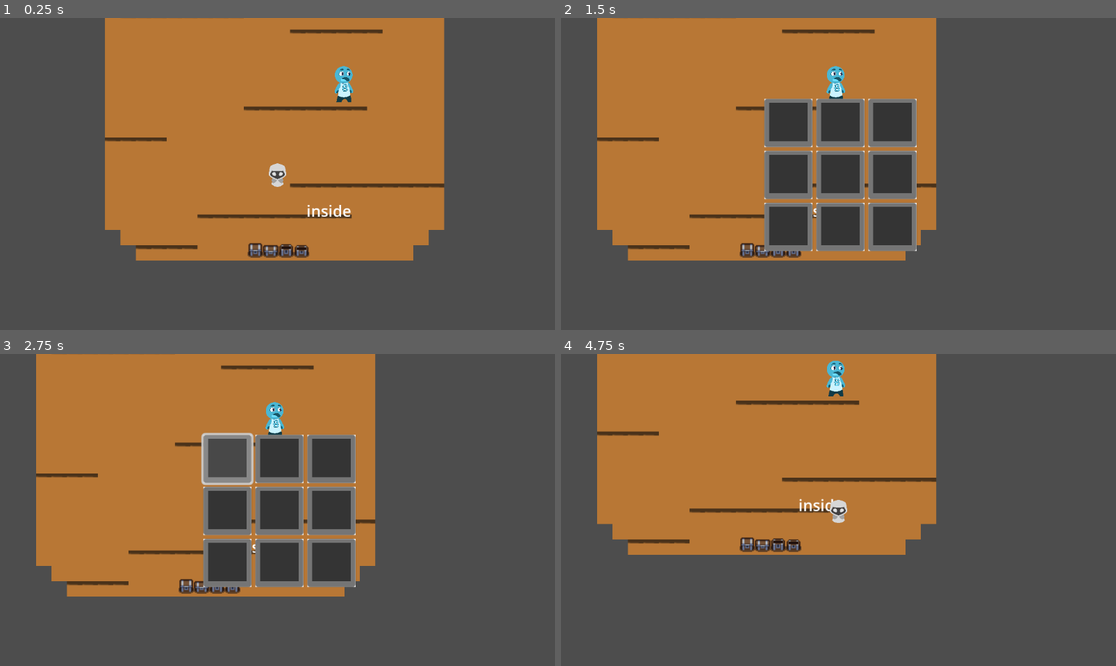
Above: before the commit, frames 1-4 (two rows, left to right).
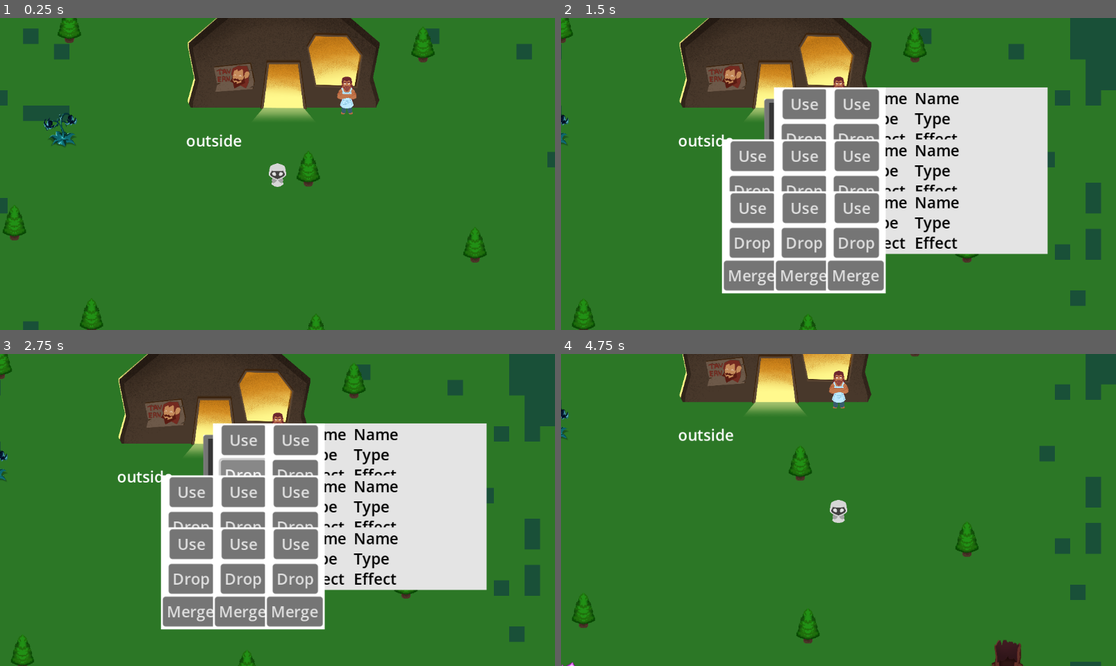
Above: after the commit, the same moments.

Repository: MeiZhen42/LightsEnd
Game: Godot game, scene res://scenes/outside.tscn
The game is run twice, just before and just after one commit, with the same random seed, the same clock (stepped at 60 frames per second) and the same inputs. Before the commit the project starts from res://scenes/inside.tscn.
Inputs (mouse positions are in pixels of both pictures, inside the frame that each line leads up to):
- Up to frame 1 (0.25 s): no input
- Up to frame 2 (1.5 s): tap Enter (ui_accept) at 0.5, 0.77, 0.8, 1.07 s; move the mouse to (960, 158) at 0.52 s; hold Right (ui_right) 0.53-1.25 s; hold Q (q) 0.53-1.25 s; click (749, 105) at 1.25 s, where only the run after the commit has a clickable "Use"
- Up to frame 3 (2.75 s): click (244, 475) at 2 s, where only the run after the commit has a clickable "Drop"
- Up to frame 4 (4.75 s): click (788, 460) at 2.77 s; click (805, 506) at 3.5 s, where only the run after the commit has a clickable "Merge"; tap Enter (ui_accept) at 4.25, 4.35, 4.52 s; move the mouse to (727, 525) at 4.27 s; hold Down (ui_down) from 4.28 s (still down); tap Q (q) at 4.55 s

The runs differ from the first frame. In frame 1, 99% of the frame differs, in the area x 0-100%, y 0-100%; in frame 2, 97%; in frame 3, 97%; in frame 4, 100%.
Error after the commit: Invalid access to property or key 'type' on a base object of type 'Nil'. (res://scripts/inventory_item.gd:57)

Commit message:
Add files via upload

Diff:
--- a/CurrentVersion/project.godot
+++ b/CurrentVersion/project.godot
@@ -11,7 +11,7 @@
 [application]
 
 config/name="TestCopyGameJam2024"
-run/main_scene="res://scenes/inside.tscn"
+run/main_scene="res://scenes/outside.tscn"
 config/features=PackedStringArray("4.2", "GL Compatibility")
 
 [autoload]
@@ -84,6 +84,10 @@
 
 2d_render/layer_1="object"
 2d_render/layer_2="player"
+2d_physics/layer_1="object"
+2d_physics/layer_2="player"
+2d_physics/layer_3="npc"
+2d_physics/layer_4="barkeep"
 
 [rendering]
 
--- a/CurrentVersion/scenes/dark_tree.tscn
+++ b/CurrentVersion/scenes/dark_tree.tscn
@@ -6,12 +6,17 @@
 size = Vector2(180, 110)
 
 [node name="darkTree" type="Sprite2D"]
+z_index = 1
+y_sort_enabled = true
 scale = Vector2(0.1, 0.1)
 texture = ExtResource("1_m5824")
 
 [node name="Area2D" type="Area2D" parent="."]
+collision_mask = 2
 
 [node name="CollisionShape2D" type="CollisionShape2D" parent="Area2D"]
-light_mask = 3
+visibility_layer = 2
+z_index = 1
+y_sort_enabled = true
 position = Vector2(-4.76837e-06, 115)
 shape = SubResource("RectangleShape2D_pgd36")
--- a/CurrentVersion/scenes/empty_inside.tscn
+++ b/CurrentVersion/scenes/empty_inside.tscn
@@ -1,9 +1,8 @@
-[gd_scene load_steps=9 format=3 uid="uid://b6p85m1klq2xt"]
+[gd_scene load_steps=8 format=3 uid="uid://b6p85m1klq2xt"]
 
 [ext_resource type="PackedScene" uid="uid://b5yyaqd5fo0q0" path="res://scenes/player.tscn" id="1_i0wun"]
 [ext_resource type="Texture2D" uid="uid://dcnygp6bhmq7j" path="res://objects/Ground_Tileset.png" id="1_skepn"]
 [ext_resource type="Script" path="res://scripts/insideTavernDoor.gd" id="2_q2rum"]
-[ext_resource type="Texture2D" uid="uid://cghsntvqwxegp" path="res://objects/chest_01.png" id="3_4owjk"]
 [ext_resource type="PackedScene" uid="uid://c0mexgvswyv5p" path="res://scenes/fixed_npc_text.tscn" id="7_2y7hm"]
 
 [sub_resource type="TileSetAtlasSource" id="TileSetAtlasSource_n6ue3"]
@@ -15,19 +14,12 @@
 sources/0 = SubResource("TileSetAtlasSource_n6ue3")
 
 [sub_resource type="RectangleShape2D" id="RectangleShape2D_54mtf"]
-size = Vector2(53, 9)
+size = Vector2(80, 20)
 
 [node name="empty_inside" type="TileMap"]
 tile_set = SubResource("TileSet_ervwm")
 format = 2
 layer_0/tile_data = PackedInt32Array(524285, 3670016, 6, 524286, 3670016, 6, 524287, 3670016, 6, 458752, 3670016, 6, 32 …(11394 unchanged characters)…
-
-[node name="inside" type="Label" parent="."]
-offset_left = 129.0
-offset_top = 65.0
-offset_right = 176.0
-offset_bottom = 88.0
-text = "empty tavern"
 
 [node name="player" parent="." instance=ExtResource("1_i0wun")]
 position = Vector2(99, 38)
@@ -35,16 +27,31 @@
 [node name="Area2D" type="Area2D" parent="."]
 script = ExtResource("2_q2rum")
 
-[node name="Chest01" type="Sprite2D" parent="Area2D"]
-position = Vector2(100, 117)
-texture = ExtResource("3_4owjk")
-
 [node name="CollisionShape2D" type="CollisionShape2D" parent="Area2D"]
-position = Vector2(98.5, 118.5)
+position = Vector2(104, 118)
 shape = SubResource("RectangleShape2D_54mtf")
 
-[node name="CharacterBody2D" parent="." instance=ExtResource("7_2y7hm")]
-position = Vector2(170, -199)
+[node name="fixedNpc" parent="." instance=ExtResource("7_2y7hm")]
+position = Vector2(163, 40)
+
+[node name="frontDoor" type="ColorRect" parent="."]
+z_index = 1
+y_sort_enabled = true
+custom_minimum_size = Vector2(50, 20)
+offset_left = 64.0
+offset_top = 108.0
+offset_right = 144.0
+offset_bottom = 128.0
+color = Color(0.554656, 0.189245, 0, 1)
+
+[node name="background" type="ColorRect" parent="."]
+z_index = -1
+custom_minimum_size = Vector2(1000, 1000)
+offset_left = -635.0
+offset_top = -522.0
+offset_right = 804.0
+offset_bottom = 478.0
+color = Color(0, 0, 0, 1)
 
 [connection signal="body_entered" from="Area2D" to="Area2D" method="_on_body_entered"]
 [connection signal="body_exited" from="Area2D" to="Area2D" method="_on_body_exited"]
--- a/CurrentVersion/scenes/fixed_npc_text.tscn
+++ b/CurrentVersion/scenes/fixed_npc_text.tscn
@@ -4,12 +4,29 @@
 [ext_resource type="Script" path="res://scripts/fixedNpcText.gd" id="3_jbe4k"]
 [ext_resource type="Texture2D" uid="uid://kap3ug6ux0lc" path="res://characters/Bar_Owner_Overworld.png" id="3_lsbev"]
 
-[sub_resource type="CircleShape2D" id="CircleShape2D_c44k2"]
-radius = 21.0238
+[sub_resource type="RectangleShape2D" id="RectangleShape2D_11gqd"]
+size = Vector2(135, 105)
 
 [node name="fixedNpc" type="CharacterBody2D" groups=["barkeep"]]
-collision_layer = 0
+z_index = 1
+y_sort_enabled = true
+collision_layer = 8
+collision_mask = 2
 script = ExtResource("1_n3w67")
+
+[node name="BarOwnerOverworld" type="Sprite2D" parent="."]
+position = Vector2(0, -2)
+scale = Vector2(0.1, 0.1)
+texture = ExtResource("3_lsbev")
+
+[node name="Area2D" type="Area2D" parent="BarOwnerOverworld"]
+position = Vector2(0, 2)
+
+[node name="CollisionShape2D" type="CollisionShape2D" parent="BarOwnerOverworld/Area2D"]
+z_index = 1
+y_sort_enabled = true
+position = Vector2(-4.76837e-07, 148)
+shape = SubResource("RectangleShape2D_11gqd")
 
 [node name="fixedNpcText" type="CanvasLayer" parent="."]
 visible = false
@@ -22,7 +39,6 @@
 offset_bottom = 129.0
 
 [node name="options" type="Control" parent="fixedNpcText"]
-visible = false
 layout_mode = 3
 anchors_preset = 0
 offset_right = 136.0
@@ -44,19 +60,7 @@
 offset_bottom = 104.0
 text = "No"
 
-[node name="BarOwnerOverworld" type="Sprite2D" parent="."]
-position = Vector2(0, -2)
-scale = Vector2(0.1, 0.1)
-texture = ExtResource("3_lsbev")
-
-[node name="Area2D" type="Area2D" parent="BarOwnerOverworld"]
-position = Vector2(0, 2)
-
-[node name="CollisionShape2D" type="CollisionShape2D" parent="BarOwnerOverworld/Area2D"]
-visible = false
-shape = SubResource("CircleShape2D_c44k2")
-
+[connection signal="body_entered" from="BarOwnerOverworld/Area2D" to="." method="_on_area_2d_body_entered"]
+[connection signal="body_exited" from="BarOwnerOverworld/Area2D" to="." method="_on_area_2d_body_exited"]
 [connection signal="pressed" from="fixedNpcText/options/yes" to="fixedNpcText" method="_on_yes_pressed"]
 [connection signal="pressed" from="fixedNpcText/options/no" to="fixedNpcText" method="_on_no_pressed"]
-[connection signal="body_entered" from="BarOwnerOverworld/Area2D" to="." method="_on_area_2d_body_entered"]
-[connection signal="body_exited" from="BarOwnerOverworld/Area2D" to="." method="_on_area_2d_body_exited"]
--- a/CurrentVersion/scenes/inside.tscn
+++ b/CurrentVersion/scenes/inside.tscn
@@ -19,19 +19,18 @@
 sources/0 = SubResource("TileSetAtlasSource_abb11")
 
 [node name="inside" type="TileMap"]
+y_sort_enabled = true
 tile_set = SubResource("TileSet_0vw11")
 format = 2
+layer_0/name = "phsyicsLayer"
+layer_0/y_sort_enabled = true
 layer_0/tile_data = PackedInt32Array(0, 3342336, 1, 1, 3342336, 1, 2, 3342336, 1, 3, 3342336, 1, 4, 3342336, 1, 5, 3342 …(11394 unchanged characters)…
-
-[node name="inside" type="Label" parent="."]
-offset_left = 129.0
-offset_top = 65.0
-offset_right = 176.0
-offset_bottom = 88.0
-text = "inside"
 
 [node name="player" parent="." instance=ExtResource("1_2lfv6")]
 position = Vector2(99, 38)
+
+[node name="fixedNpc" parent="." instance=ExtResource("7_uig8n")]
+position = Vector2(96, -248)
 
 [node name="Area2D" type="Area2D" parent="."]
 script = ExtResource("2_1jndm")
@@ -41,7 +40,7 @@
 texture = ExtResource("2_7dvtj")
 
 [node name="npcItem2" parent="." instance=ExtResource("4_rk6yg")]
-position = Vector2(-28, -57)
+position = Vector2(-24, -54)
 
 [node name="npcItem" parent="." instance=ExtResource("4_rk6yg")]
 position = Vector2(-35, -184)
@@ -49,5 +48,21 @@
 [node name="npcItem3" parent="." instance=ExtResource("4_rk6yg")]
 position = Vector2(167, -56)
 
-[node name="CharacterBody2D" parent="." instance=ExtResource("7_uig8n")]
-position = Vector2(92, -263)
+[node name="frontDoor" type="ColorRect" parent="."]
+z_index = 1
+y_sort_enabled = true
+custom_minimum_size = Vector2(50, 20)
+offset_left = 64.0
+offset_top = 108.0
+offset_right = 144.0
+offset_bottom = 128.0
+color = Color(0.554656, 0.189245, 0, 1)
+
+[node name="background" type="ColorRect" parent="."]
+z_index = -1
+custom_minimum_size = Vector2(1000, 1000)
+offset_left = -635.0
+offset_top = -522.0
+offset_right = 804.0
+offset_bottom = 478.0
+color = Color(0, 0, 0, 1)
--- a/CurrentVersion/scenes/inventory_item.tscn
+++ b/CurrentVersion/scenes/inventory_item.tscn
@@ -2,18 +2,28 @@
 
 [ext_resource type="Script" path="res://scripts/inventory_item.gd" id="1_dvlk5"]
 
-[sub_resource type="CircleShape2D" id="CircleShape2D_fwx5y"]
-radius = 173.968
+[sub_resource type="RectangleShape2D" id="RectangleShape2D_g7fpi"]
+size = Vector2(333, 105.5)
 
 [node name="inventory_item" type="Node2D" groups=["item"]]
+visibility_layer = 2
+z_index = 1
+y_sort_enabled = true
 script = ExtResource("1_dvlk5")
-
-[node name="Area2D" type="Area2D" parent="."]
-
-[node name="CollisionShape2D" type="CollisionShape2D" parent="Area2D"]
-shape = SubResource("CircleShape2D_fwx5y")
 
 [node name="Sprite2D" type="Sprite2D" parent="."]
 
-[connection signal="body_entered" from="Area2D" to="." method="_on_area_2d_body_entered"]
-[connection signal="body_exited" from="Area2D" to="." method="_on_area_2d_body_exited"]
+[node name="Area2D" type="Area2D" parent="Sprite2D"]
+z_index = 1
+y_sort_enabled = true
+collision_mask = 3
+
+[node name="CollisionShape2D" type="CollisionShape2D" parent="Sprite2D/Area2D"]
+visibility_layer = 3
+z_index = 1
+y_sort_enabled = true
+position = Vector2(-2.5, 98.75)
+shape = SubResource("RectangleShape2D_g7fpi")
+
+[connection signal="body_entered" from="Sprite2D/Area2D" to="." method="_on_area_2d_body_entered"]
+[connection signal="body_exited" from="Sprite2D/Area2D" to="." method="_on_area_2d_body_exited"]
--- a/CurrentVersion/scenes/inventory_slot.tscn
+++ b/CurrentVersion/scenes/inventory_slot.tscn
@@ -4,6 +4,8 @@
 [ext_resource type="Script" path="res://scripts/fixedNpcText.gd" id="2_t5cdv"]
 
 [node name="inventory_slot" type="Control"]
+z_index = 1
+y_sort_enabled = true
 custom_minimum_size = Vector2(50, 50)
 layout_mode = 3
 anchors_preset = 15
@@ -51,6 +53,7 @@
 horizontal_alignment = 2
 
 [node name="itemButton" type="Button" parent="."]
+z_index = 1
 custom_minimum_size = Vector2(50, 50)
 layout_mode = 0
 offset_left = 1.0
@@ -59,12 +62,14 @@
 offset_bottom = 51.0
 
 [node name="details_panel" type="ColorRect" parent="."]
-visible = false
+z_index = 2
+y_sort_enabled = true
 layout_mode = 0
 offset_left = 49.0
 offset_top = -11.0
-offset_right = 120.0
+offset_right = 187.0
 offset_bottom = 54.0
+color = Color(0.894922, 0.894922, 0.894922, 1)
 
 [node name="itemName" type="Label" parent="details_panel"]
 layout_mode = 1
@@ -97,7 +102,8 @@
 text = "Effect"
 
 [node name="usage_panel" type="ColorRect" parent="."]
-visible = false
+z_index = 2
+y_sort_enabled = true
 layout_mode = 0
 offset_left = -43.0
 offset_top = -11.0
--- a/CurrentVersion/scenes/outside.tscn
+++ b/CurrentVersion/scenes/outside.tscn
@@ -1,8 +1,8 @@
-[gd_scene load_steps=18 format=3 uid="uid://dd8cmqi714duv"]
+[gd_scene load_steps=23 format=3 uid="uid://dd8cmqi714duv"]
 
 [ext_resource type="PackedScene" uid="uid://b5yyaqd5fo0q0" path="res://scenes/player.tscn" id="1_ckvtk"]
 [ext_resource type="Texture2D" uid="uid://dcnygp6bhmq7j" path="res://objects/Ground_Tileset.png" id="1_tj65x"]
-[ext_resource type="Texture2D" uid="uid://cghsntvqwxegp" path="res://objects/chest_01.png" id="2_w0ck7"]
+[ext_resource type="Texture2D" uid="uid://bys54xyjil068" path="res://objects/Tree.png" id="2_rukh1"]
 [ext_resource type="Texture2D" uid="uid://buwms8ldiq7kh" path="res://objects/DewTree.png" id="3_38nko"]
 [ext_resource type="Script" path="res://scripts/outsideTavernDoor.gd" id="3_sinxf"]
 [ext_resource type="PackedScene" uid="uid://n41rtabx74cu" path="res://scenes/inventory_item.tscn" id="4_0fmy7"]
@@ -13,6 +13,9 @@
 [ext_resource type="Texture2D" uid="uid://hh6xtwo2lqmn" path="res://objects/WeepingDandelion.png" id="7_4jfri"]
 [ext_resource type="Script" path="res://scripts/forest_edge.gd" id="8_4dvod"]
 [ext_resource type="PackedScene" uid="uid://du85h46y6o6e3" path="res://scenes/tree.tscn" id="8_shme5"]
+[ext_resource type="Texture2D" uid="uid://b8ghyh582xwhd" path="res://objects/Gemstones.png" id="10_cjddp"]
+[ext_resource type="Texture2D" uid="uid://dr6fqprm5m7ia" path="res://objects/Tavern2.png" id="10_gtwls"]
+[ext_resource type="Texture2D" uid="uid://gw88ixbun1xd" path="res://objects/DarkTree.png" id="15_eouhm"]
 
 [sub_resource type="TileSetAtlasSource" id="TileSetAtlasSource_cggdc"]
 texture = ExtResource("1_tj65x")
@@ -64,6 +67,30 @@
 26:2/0/physics_layer_0/linear_velocity = Vector2(0, 0)
 26:2/0/physics_layer_0/angular_velocity = 0.0
 
+[sub_resource type="TileSetAtlasSource" id="TileSetAtlasSource_iuktb"]
+texture = ExtResource("2_rukh1")
+4:0/size_in_atlas = Vector2i(17, 22)
+4:0/0 = 0
+4:0/0/physics_layer_0/linear_velocity = Vector2(0, 0)
+4:0/0/physics_layer_0/angular_velocity = 0.0
+4:0/0/physics_layer_0/polygon_0/points = PackedVector2Array(-8, -8, 8, -8, 8, 8, -8, 8)
+
+[sub_resource type="TileSetAtlasSource" id="TileSetAtlasSource_o8fto"]
+texture = ExtResource("3_38nko")
+4:0/size_in_atlas = Vector2i(17, 23)
+4:0/0 = 0
+4:0/0/physics_layer_0/linear_velocity = Vector2(0, 0)
+4:0/0/physics_layer_0/angular_velocity = 0.0
+4:0/0/physics_layer_0/polygon_0/points = PackedVector2Array(-79.196, 113.137, 82.0244, 113.137, 62.2254, 181.019, -45.2548, 186.676)
+
+[sub_resource type="TileSetAtlasSource" id="TileSetAtlasSource_k2mif"]
+texture = ExtResource("10_gtwls")
+0:3/size_in_atlas = Vector2i(99, 57)
+0:3/0 = 0
+0:3/0/physics_layer_0/linear_velocity = Vector2(0, 0)
+0:3/0/physics_layer_0/angular_velocity = 0.0
+0:3/0/physics_layer_0/polygon_0/points = PackedVector2Array(-79.196, 113.137, 82.0244, 113.137, 62.2254, 181.019, -45.2548, 186.676)
+
 [sub_resource type="TileSet" id="TileSet_i4h4f"]
 physics_layer_0/collision_layer = 0
 physics_layer_0/collision_mask = 0
@@ -71,13 +98,15 @@
 terrain_set_0/terrain_0/name = "Terrain 00"
 terrain_set_0/terrain_0/color = Color(0.5, 0.34375, 0.25, 1)
 sources/0 = SubResource("TileSetAtlasSource_cggdc")
+sources/2 = SubResource("TileSetAtlasSource_iuktb")
+sources/3 = SubResource("TileSetAtlasSource_o8fto")
+sources/4 = SubResource("TileSetAtlasSource_k2mif")
 
 [sub_resource type="RectangleShape2D" id="RectangleShape2D_td24q"]
-size = Vector2(56, 11.1206)
-
-[sub_resource type="CircleShape2D" id="CircleShape2D_biohd"]
+size = Vector2(41, 13.5603)
 
 [node name="outside" type="TileMap"]
+y_sort_enabled = true
 tile_set = SubResource("TileSet_i4h4f")
 format = 2
 layer_0/tile_data = PackedInt32Array(786439, 0, 1, 786433, 0, 1, 917506, 0, 1, 983043, 0, 1, 1048580, 0, 1, 1114117, 0, …(225229 unchanged characters)…
@@ -86,7 +115,7 @@
 
 [node name="inventory_item" parent="Node2D2" instance=ExtResource("4_0fmy7")]
 position = Vector2(582, 560)
-scale = Vector2(0.1, 0.1)
+scale = Vector2(0.100102, 0.0999034)
 item_type = "Ingredient"
 item_name = "Silent Bog Dew"
 item_texture = ExtResource("3_38nko")
@@ -96,7 +125,7 @@
 position = Vector2(367, 412)
 scale = Vector2(0.1, 0.1)
 item_type = "Resource"
-item_name = "Hollow Tree"
+item_name = "Hollow Tree Resin"
 item_texture = ExtResource("4_wjcso")
 item_effect = "None"
 
@@ -112,7 +141,7 @@
 position = Vector2(-105, 168)
 scale = Vector2(0.1, 0.1)
 item_type = "Ingredient"
-item_name = "Nox Lily"
+item_name = "Nox Lily Thorns"
 item_texture = ExtResource("6_tmrdv")
 item_effect = "None"
 
@@ -120,8 +149,16 @@
 position = Vector2(-213, 738)
 scale = Vector2(0.1, 0.1)
 item_type = "Ingredient"
-item_name = "Weeping Dandelion"
+item_name = "Weeping Dandelion Milk"
 item_texture = ExtResource("7_4jfri")
+item_effect = "None"
+
+[node name="inventory_item6" parent="Node2D2" instance=ExtResource("4_0fmy7")]
+position = Vector2(-92, 433)
+scale = Vector2(0.100102, 0.0999034)
+item_type = "Ingredient"
+item_name = "Gloomstones"
+item_texture = ExtResource("10_cjddp")
 item_effect = "None"
 
 [node name="player" parent="." instance=ExtResource("1_ckvtk")]
@@ -135,53 +172,105 @@
 text = "outside"
 
 [node name="outsideTavernDoor" type="Area2D" parent="."]
+z_index = 1
+y_sort_enabled = true
+collision_mask = 2
 script = ExtResource("3_sinxf")
 
 [node name="Chest01" type="Sprite2D" parent="outsideTavernDoor"]
-position = Vector2(126, 140)
-texture = ExtResource("2_w0ck7")
+position = Vector2(127, 100)
+scale = Vector2(0.13, 0.13)
+texture = ExtResource("10_gtwls")
 
 [node name="CollisionShape2D" type="CollisionShape2D" parent="outsideTavernDoor"]
-position = Vector2(125, 140)
+position = Vector2(126.5, 138.78)
 shape = SubResource("RectangleShape2D_td24q")
 
+[node name="CollisionPolygon2D" type="CollisionPolygon2D" parent="outsideTavernDoor"]
+z_index = 1
+y_sort_enabled = true
+polygon = PackedVector2Array(30, 146, 26, 139, 33, 117, 219, 117, 226, 137, 221, 146)
+
 [node name="CharacterBody2D" parent="." instance=ExtResource("6_464o2")]
-position = Vector2(192, 145)
+position = Vector2(192, 135)
 
 [node name="Node2D" type="Node2D" parent="."]
 script = ExtResource("8_4dvod")
 
-[node name="ShapeCast2D" type="ShapeCast2D" parent="Node2D"]
-visible = false
-position = Vector2(112, 224)
-scale = Vector2(70, 70)
-enabled = false
-shape = SubResource("CircleShape2D_biohd")
-target_position = Vector2(0, 0)
-
-[node name="tree" parent="." instance=ExtResource("8_shme5")]
-position = Vector2(-58, 410)
-
-[node name="tree2" parent="." instance=ExtResource("8_shme5")]
+[node name="tree2" parent="Node2D" instance=ExtResource("8_shme5")]
 position = Vector2(-153, 267)
 
-[node name="tree3" parent="." instance=ExtResource("8_shme5")]
+[node name="tree3" parent="Node2D" instance=ExtResource("8_shme5")]
 position = Vector2(325, 290)
 
-[node name="tree4" parent="." instance=ExtResource("8_shme5")]
+[node name="tree4" parent="Node2D" instance=ExtResource("8_shme5")]
 position = Vector2(264, 495)
 
-[node name="tree5" parent="." instance=ExtResource("8_shme5")]
+[node name="tree5" parent="Node2D" instance=ExtResource("8_shme5")]
 position = Vector2(-224, 503)
 
-[node name="tree6" parent="." instance=ExtResource("8_shme5")]
+[node name="tree6" parent="Node2D" instance=ExtResource("8_shme5")]
 position = Vector2(-96, 62)
 
-[node name="tree7" parent="." instance=ExtResource("8_shme5")]
+[node name="tree7" parent="Node2D" instance=ExtResource("8_shme5")]
 position = Vector2(160, 380)
 
-[node name="tree8" parent="." instance=ExtResource("8_shme5")]
+[node name="tree8" parent="Node2D" instance=ExtResource("8_shme5")]
 position = Vector2(271, 82)
+
+[node name="tree9" parent="Node2D" instance=ExtResource("8_shme5")]
+position = Vector2(152, 211)
+
+[node name="tree10" parent="Node2D" instance=ExtResource("8_shme5")]
+position = Vector2(-73, 364)
+
+[node name="tree1" parent="Node2D" instance=ExtResource("8_shme5")]
+position = Vector2(-411, 57)
+texture = ExtResource("15_eouhm")
+
+[node name="tree11" parent="Node2D" instance=ExtResource("8_shme5")]
+position = Vector2(-411, 57)
+texture = ExtResource("15_eouhm")
+
+[node name="tree12" parent="Node2D" instance=ExtResource("8_shme5")]
+position = Vector2(-143, -145)
+texture = ExtResource("15_eouhm")
+
+[node name="tree13" parent="Node2D" instance=ExtResource("8_shme5")]
+position = Vector2(-439, 212)
+texture = ExtResource("15_eouhm")
+
+[node name="tree14" parent="Node2D" instance=ExtResource("8_shme5")]
+position = Vector2(-374, 349)
+texture = ExtResource("15_eouhm")
+
+[node name="tree15" parent="Node2D" instance=ExtResource("8_shme5")]
+position = Vector2(447, 576)
+texture = ExtResource("15_eouhm")
+
+[node name="tree16" parent="Node2D" instance=ExtResource("8_shme5")]
+position = Vector2(602, 286)
+texture = ExtResource("15_eouhm")
+
+[node name="tree17" parent="Node2D" instance=ExtResource("8_shme5")]
+position = Vector2(231, -134)
+texture = ExtResource("15_eouhm")
+
+[node name="tree18" parent="Node2D" instance=ExtResource("8_shme5")]
+position = Vector2(-343, -77)
+texture = ExtResource("15_eouhm")
+
+[node name="tree19" parent="Node2D" instance=ExtResource("8_shme5")]
+position = Vector2(-189, -13)
+texture = ExtResource("15_eouhm")
+
+[node name="tree20" parent="Node2D" instance=ExtResource("8_shme5")]
+position = Vector2(80.9999, 527)
+texture = ExtResource("15_eouhm")
+
+[node name="tree21" parent="Node2D" instance=ExtResource("8_shme5")]
+position = Vector2(539, 401)
+texture = ExtResource("15_eouhm")
 
 [connection signal="body_entered" from="outsideTavernDoor" to="outsideTavernDoor" method="_on_body_entered"]
 [connection signal="body_exited" from="outsideTavernDoor" to="outsideTavernDoor" method="_on_body_exited"]
--- a/CurrentVersion/scenes/player.tscn
+++ b/CurrentVersion/scenes/player.tscn
@@ -4,9 +4,8 @@
 [ext_resource type="Texture2D" uid="uid://binvi46ene0s6" path="res://characters/mainPlayer.png" id="2_c8qqv"]
 [ext_resource type="PackedScene" uid="uid://dc0dk2olfwm6s" path="res://scenes/inventory_ui.tscn" id="3_f3n52"]
 
-[sub_resource type="CapsuleShape2D" id="CapsuleShape2D_6mw5d"]
-radius = 7.0
-height = 22.0
+[sub_resource type="CircleShape2D" id="CircleShape2D_cctgm"]
+radius = 5.0
 
 [sub_resource type="AtlasTexture" id="AtlasTexture_5ta46"]
 atlas = ExtResource("2_c8qqv")
@@ -148,12 +147,17 @@
 
 [node name="player" type="CharacterBody2D" groups=["player"]]
 process_mode = 3
+z_index = 1
+y_sort_enabled = true
+collision_layer = 2
+collision_mask = 13
 script = ExtResource("1_klxhr")
 
 [node name="CollisionShape2D" type="CollisionShape2D" parent="."]
 light_mask = 3
 visibility_layer = 3
-shape = SubResource("CapsuleShape2D_6mw5d")
+position = Vector2(0, 9)
+shape = SubResource("CircleShape2D_cctgm")
 
 [node name="AnimatedSprite2D" type="AnimatedSprite2D" parent="."]
 position = Vector2(0, 1)
@@ -208,3 +212,10 @@
 rotation = -0.000818345
 
 [node name="inventory_ui" parent="inventoryUI" instance=ExtResource("3_f3n52")]
+
+[node name="RayCast2D" type="RayCast2D" parent="."]
+scale = Vector2(0.996973, 1)
+target_position = Vector2(0, 21)
+collision_mask = 13
+collide_with_areas = true
+collide_with_bodies = false
--- a/CurrentVersion/scenes/randomizedNPCs.tscn
+++ b/CurrentVersion/scenes/randomizedNPCs.tscn
@@ -11,6 +11,8 @@
 radius = 22.2057
 
 [node name="npcItem" type="Node2D" groups=["npc"]]
+z_index = 1
+y_sort_enabled = true
 script = ExtResource("1_ebu0w")
 
 [node name="fixedNPCs" type="Sprite2D" parent="."]
@@ -28,8 +30,11 @@
 
 [node name="Area2D" type="Area2D" parent="fixedNPCs"]
 visible = false
+collision_mask = 2
 
 [node name="CollisionShape2D" type="CollisionShape2D" parent="fixedNPCs/Area2D"]
+z_index = 1
+y_sort_enabled = true
 shape = SubResource("CircleShape2D_drqwj")
 
 [node name="Label" type="Label" parent="fixedNPCs/Area2D"]
--- a/CurrentVersion/scenes/tree.tscn
+++ b/CurrentVersion/scenes/tree.tscn
@@ -6,12 +6,17 @@
 size = Vector2(180, 110)
 
 [node name="tree" type="Sprite2D"]
+z_index = 1
+y_sort_enabled = true
 scale = Vector2(0.1, 0.1)
 texture = ExtResource("1_ug8if")
 
 [node name="Area2D" type="Area2D" parent="."]
+collision_mask = 2
 
 [node name="CollisionShape2D" type="CollisionShape2D" parent="Area2D"]
-light_mask = 3
+visibility_layer = 2
+z_index = 1
+y_sort_enabled = true
 position = Vector2(-4.76837e-06, 115)
 shape = SubResource("RectangleShape2D_pgd36")
--- a/CurrentVersion/scripts/global.gd
+++ b/CurrentVersion/scripts/global.gd
@@ -29,7 +29,7 @@
 func add_item(item):
 	for i in range(inventory.size()):
 		#if item already exists in a slot, it will stack it
-		if inventory[i] != null and inventory[i]["type"] == item["type"] and inventory[i]["effect"] == item["effect"]:
+		if inventory[i] != null and inventory[i]["type"] == item["type"] and inventory[i]["name"] == item["name"]:
 			inventory[i]["quantity"] += item["quantity"]
 			inventory_updated.emit()
 			print("Item added", inventory)
@@ -42,9 +42,9 @@
 			return true
 	return false
 
-func remove_item(item_type, item_effect):
+func remove_item(item_type, item_name):
 	for i in range(inventory.size()):
-		if inventory[i] != null and inventory[i]["type"] == item_type and inventory[i]["effect"] == item_effect:
+		if inventory[i] != null and inventory[i]["type"] == item_type and inventory[i]["name"] == item_name:
 			inventory[i]["quantity"] -= 1
 			if inventory[i]["quantity"] <= 0:
 				inventory[i] = null
--- a/CurrentVersion/scripts/inventory_slot.gd
+++ b/CurrentVersion/scripts/inventory_slot.gd
@@ -26,7 +26,7 @@
 		var drop_offset = Vector2(25, 0)
 		drop_offset = drop_offset.rotated(Global.player_node.rotation)
 		Global.drop_item(item, drop_position + drop_offset)
-		Global.remove_item(item["type"], item["effect"])
+		Global.remove_item(item["type"], item["name"])
 		usage_panel.visible = false
 
 
@@ -95,7 +95,7 @@
 	item_name.text = str(item["name"])
 	item_type.text = str(item["type"])
 	if item["effect"] != "":
-		item_effect.text = str("+ ", item["effect"])
+		item_effect.text = str(item["effect"])
 	else:
 		item_effect.text = ""
 
